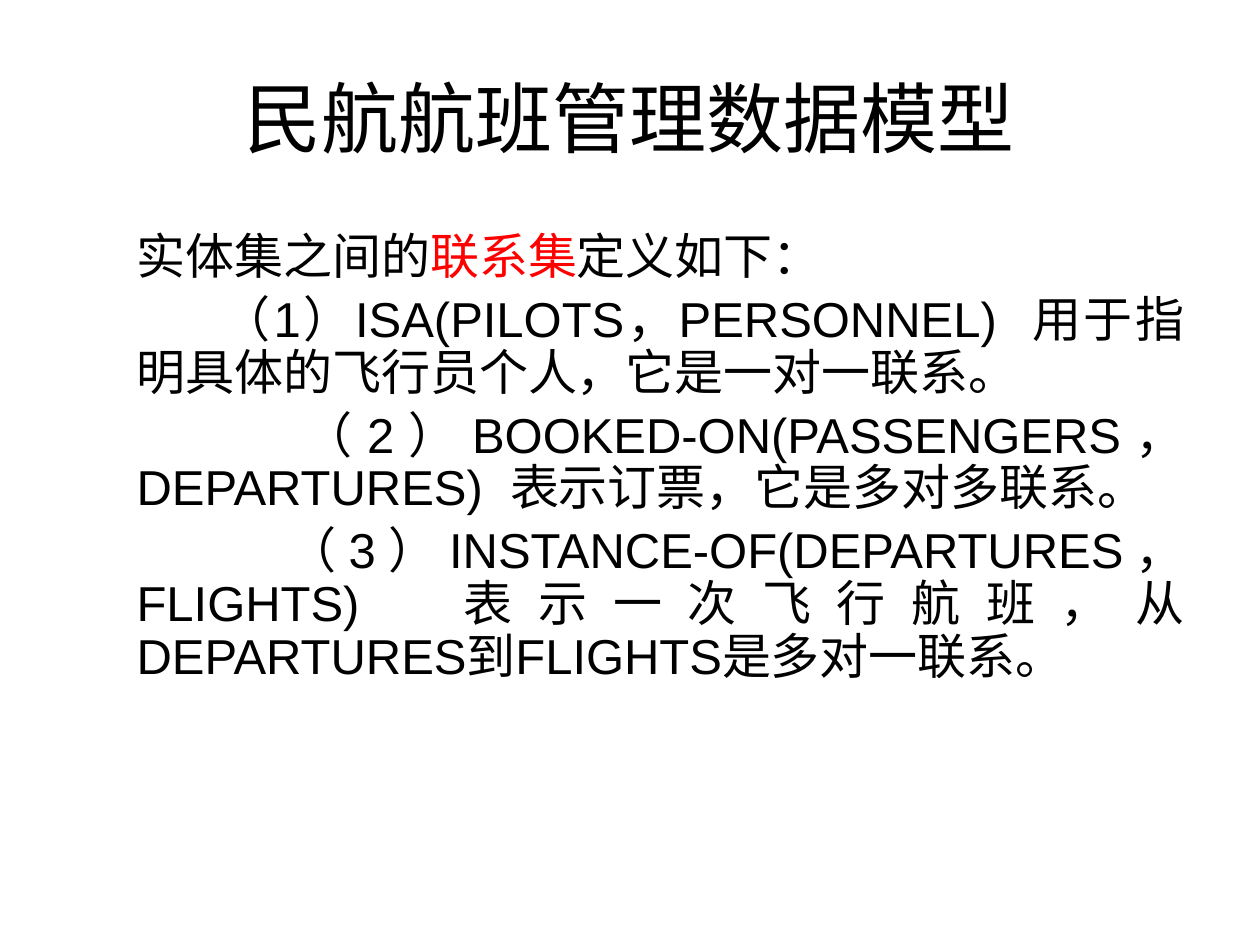
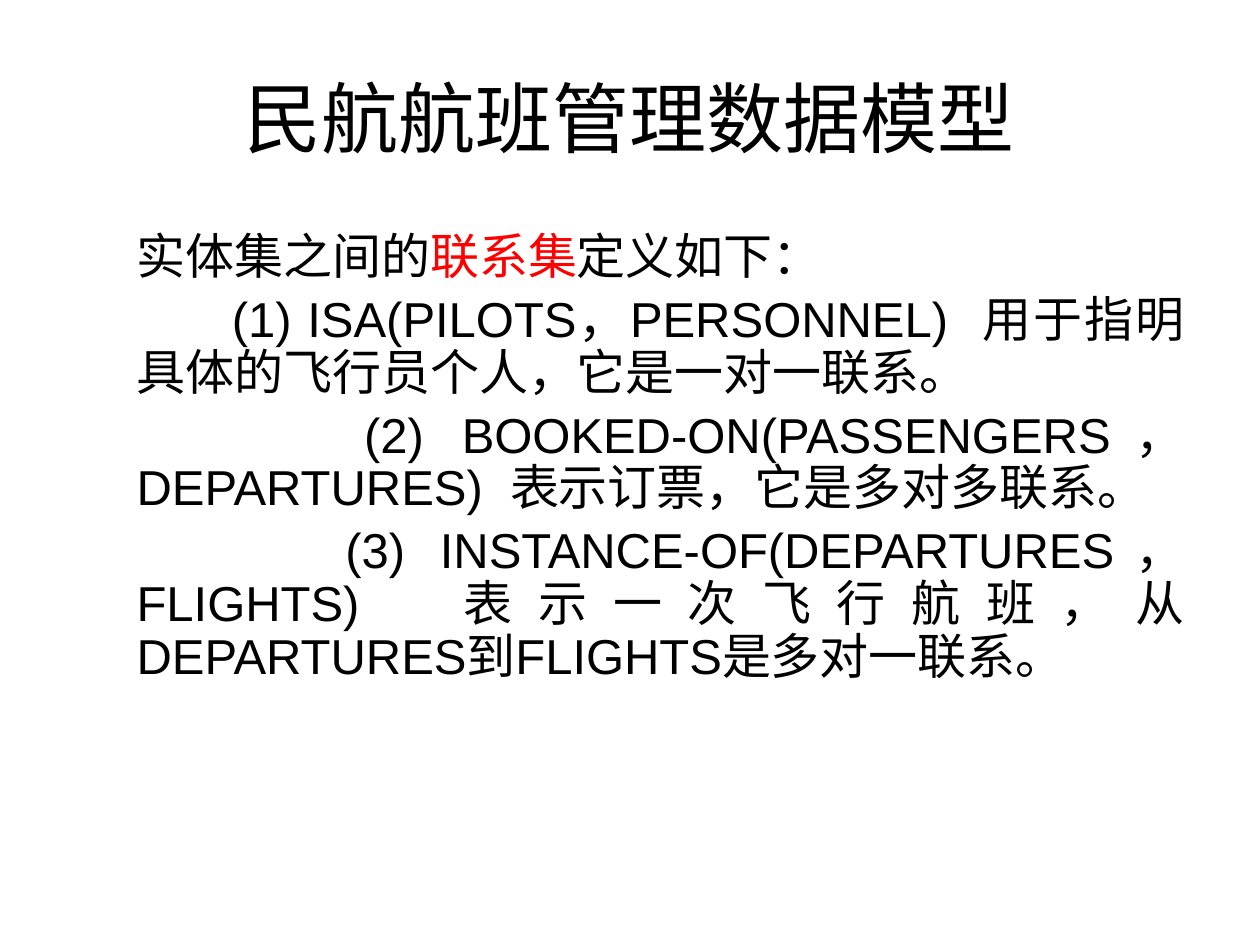
Before and after one commit to cocos56/SQL, a slide deck: slide 19 of ER/E-R图和关系数据库设计.pptx. Drawn at 1260x945 pixels with LibreOffice and Linux fonts; fonts in the diff are those of the drawing; background and template pictures are left out. Boxes give left, top, right and bottom in pixels: in the first picture for what was removed or moved away, otherwise in the second. Text is boxed around its words. In the diff, an @@ line names an element or a change of style, - is before the commit and + after.

```diff
--- a/ER/E-R图和关系数据库设计.pptx
+++ b/ER/E-R图和关系数据库设计.pptx
@@ text at box(137, 295, 1184, 678): text changed @@
-（1）ISA(PILOTS，PERSONNEL) 用于指明具体的飞行员个人，它是一对一联系。
-（2）BOOKED-ON(PASSENGERS，DEPARTURES) 表示订票，它是多对多联系。
-（3）INSTANCE-OF(DEPARTURES，FLIGHTS) 表示一次飞行航班，从DEPARTURES到FLIGHTS是多对一联系。
+(1) ISA(PILOTS，PERSONNEL) 用于指明具体的飞行员个人，它是一对一联系。
+(2) BOOKED-ON(PASSENGERS，DEPARTURES) 表示订票，它是多对多联系。
+(3) INSTANCE-OF(DEPARTURES，FLIGHTS) 表示一次飞行航班，从DEPARTURES到FLIGHTS是多对一联系。
```
Also in this commit, not shown: 1 other slide changed.
